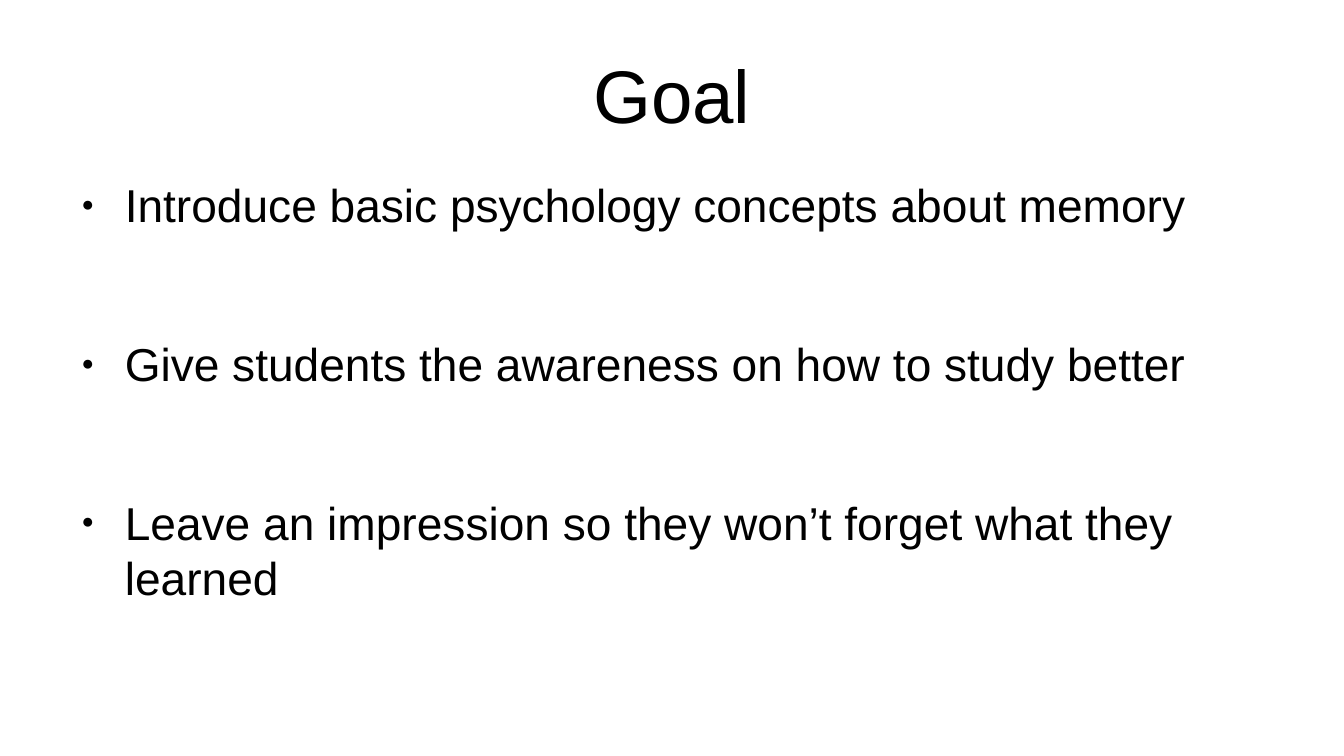
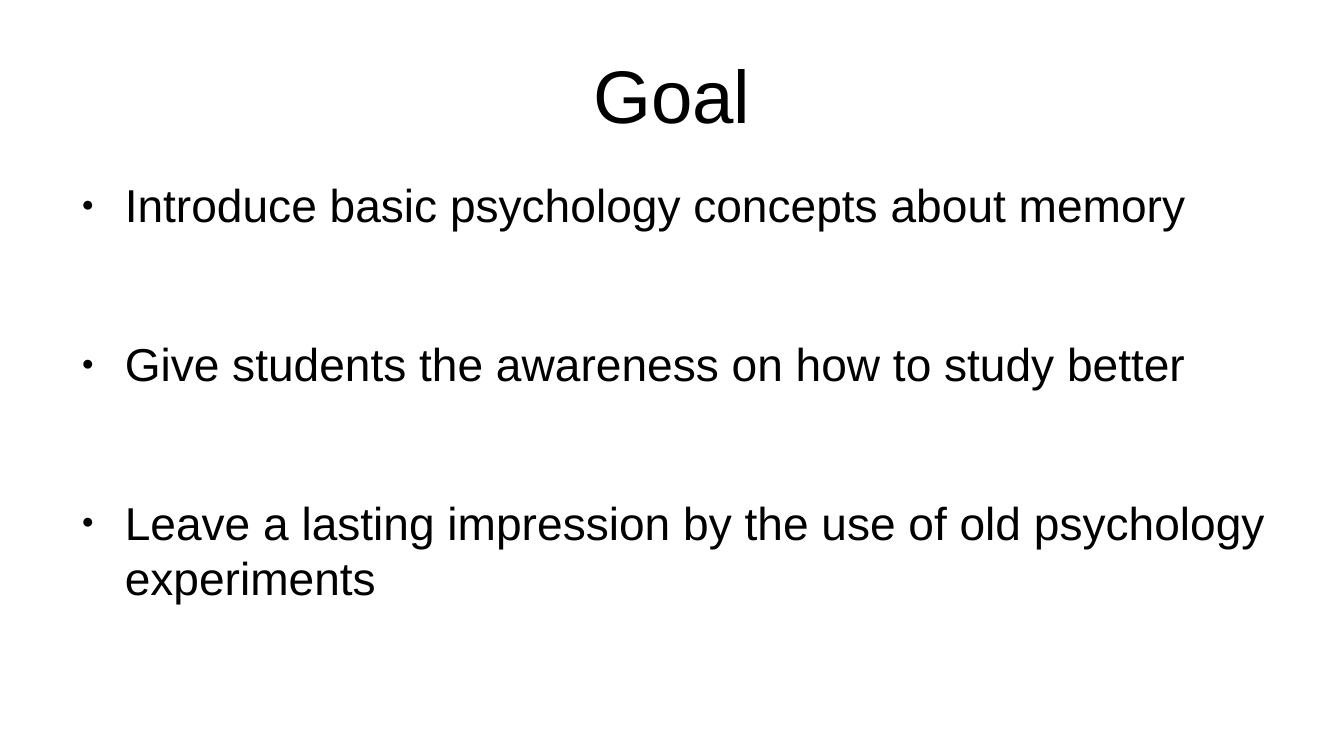
Before and after one commit to wwu-csci-497/csci-497-project-learning-about-memory, a slide deck: slide 2 of Midterm Critique.odp. Drawn at 1344x756 pixels with LibreOffice and Linux fonts; fonts in the diff are those of the drawing. Boxes give left, top, right and bottom in pixels: in the first picture for what was removed or moved away, otherwise in the second. Text is boxed around its words. In the diff, an @@ line names an element or a change of style, - is before the commit and + after.

```diff
--- a/Midterm Critique.odp
+++ b/Midterm Critique.odp
@@ text at (125, 506, 1265, 604): text changed @@
-● Leave an impression so they won’t forget what they learned
+● Leave a lasting impression by the use of old psychology experiments
```
Also in this commit, not shown: 3 other slides changed, 1 slide added, 1 slide removed, 13 other files.
